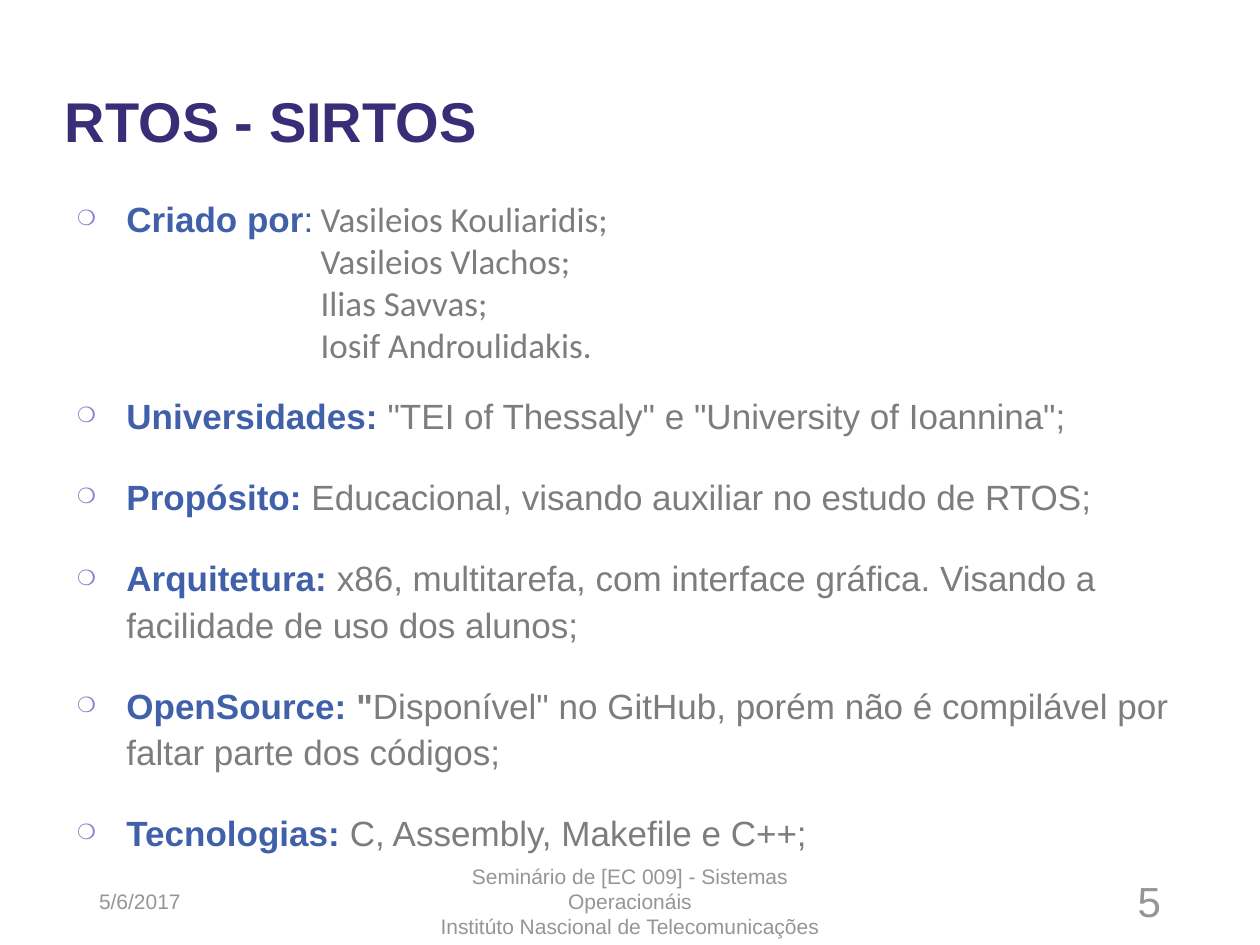
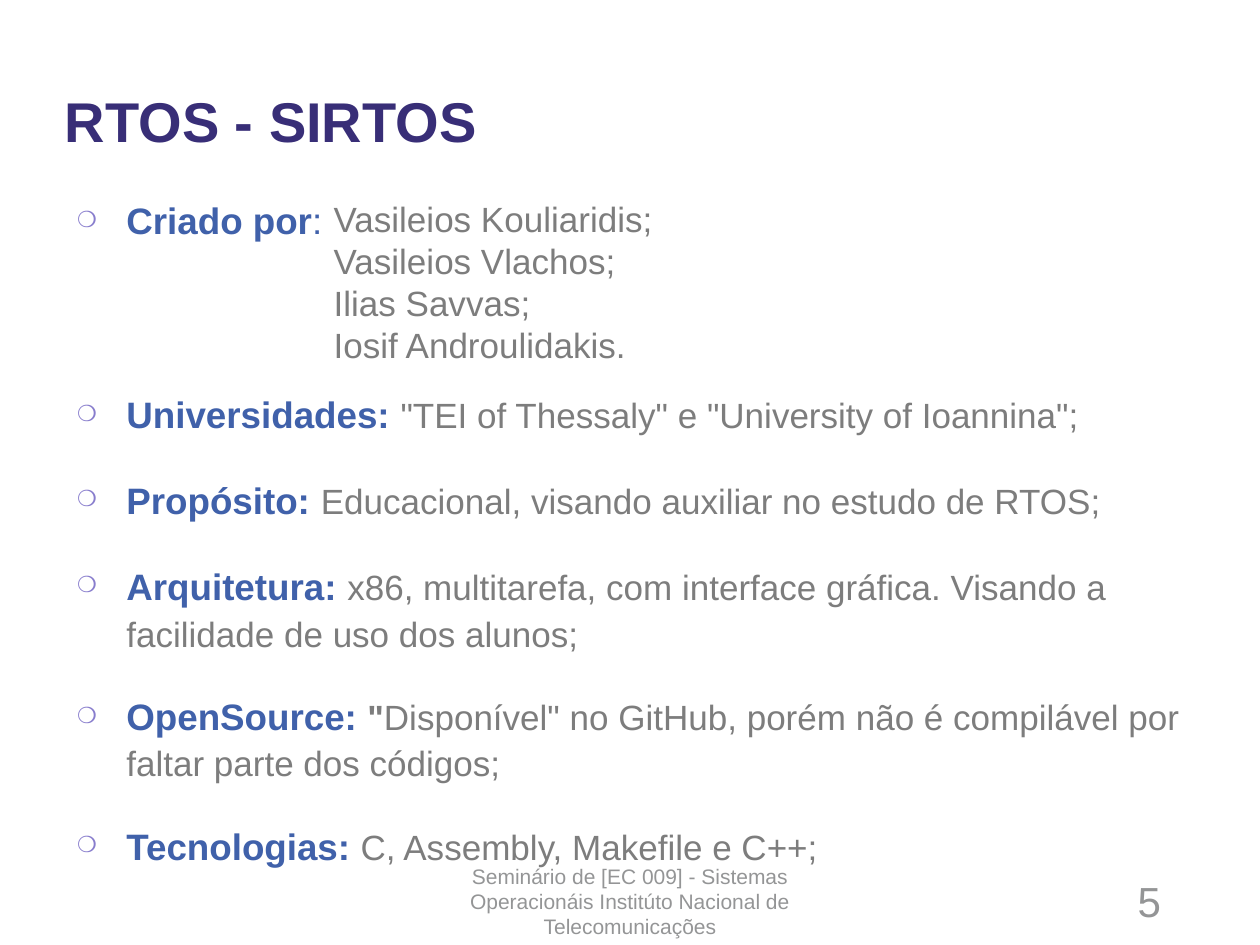
Before and after one commit to VitorDiToro/RTOSs_Semin-rioDeSO-Inatel, a slide deck: slide 5 of Seminario-PPTX.pptx. Drawn at 1260x945 pixels with LibreOffice and Linux fonts; fonts in the diff are those of the drawing; background and template pictures are left out. Boxes give left, top, right and bottom in pixels: in the first picture for what was removed or moved away, otherwise in the second. Text is boxed around its words. In the diff, an @@ line names an element or a change of style, - is before the commit and + after.

```diff
--- a/Seminario-PPTX.pptx
+++ b/Seminario-PPTX.pptx
@@ text "Criado por:" at <box>126,207,1179,867</box>: size 20 to 21 pt in "Criado por:", "Universidades:", "Propósito:", "Arquitetura:" and 2 more places @@
@@ text "Vasileios Kouliaridis;": place and size @@
-text "Vasileios Kouliaridis;" at <box>321,207,608,358</box>
+text "Vasileios Kouliaridis;" at <box>334,206,652,359</box>
@@ text "Vasileios Kouliaridis;" at <box>334,206,652,359</box>: font Calibri to Arial @@
@@ text at <box>470,868,789,939</box>: text changed @@
-Seminário de [EC 009] - Sistemas Operacionáis
-Institúto Nascional de Telecomunicações
+Seminário de [EC 009] - Sistemas Operacionáis Institúto Nacional de Telecomunicações
@@ text removed at <box>99,894,181,909</box> @@
-5/6/2017
```
Also in this commit, not shown: 15 other slides changed, 1 slide added, 1 other file.
